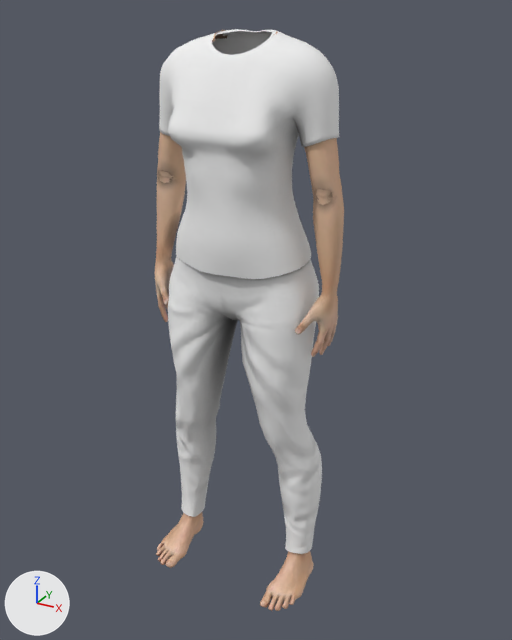
The glTF model public/models/patient04/body.glb, before and after one commit.
Both versions are drawn from a 50 mm lens placed at (0.738, -1.311, 1.311), pointed at (0.03, -0.025, 0.668). The axes (+X, +Y, +Z) are drawn at lower left. The lights are the same throughout. The picture after the commit comes second. Vertices at exactly the same position are counted once.

The first picture shows 'patient_body_skin', 'patient_pants', 'patient_shirt'.
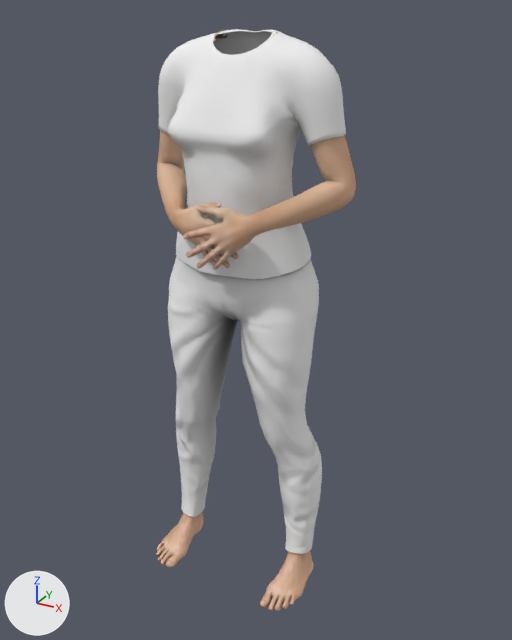
What changed in the scene script:
```text
Change me_patient_body_skin:
    used by ob_patient_body_skin; location = (0.0, 0.0, 0.0)
    remove me_patient_body_skin.from_pydata(...)  # 6372 vertices, 12596 faces; spans x -0.227..0.227, y -0.189..0.03, z 0.0..1.273
    add me_patient_body_skin.from_pydata(...)  # 6372 vertices, 12596 faces; spans x -0.232..0.24, y -0.196..0.037, z 0.0..1.273
    me_patient_body_skin part 1: a new loose piece of 2049 vertices spanning x -0.232..0.068, y -0.166..0.037, z 0.831..1.141, in mat_patient_skin (picture img_patient04_body_skin)
    me_patient_body_skin part 2: a new loose piece of 2049 vertices spanning x -0.048..0.24, y -0.196..0.032, z 0.835..1.141, in mat_patient_skin (picture img_patient04_body_skin)
    me_patient_body_skin part 3: the loose piece of 2049 vertices spanning x -0.227..-0.123, y -0.096..0.024, z 0.622..1.132 is deleted
    me_patient_body_skin part 4: the loose piece of 2049 vertices spanning x 0.123..0.227, y -0.096..0.024, z 0.622..1.132 is deleted
    other edits to the shape of me_patient_body_skin do not show in these pictures
Change me_patient_shirt:
    used by ob_patient_shirt; location = (0.0, 0.0, 0.0)
    remove me_patient_shirt.from_pydata(...)  # 1311 vertices, 2524 faces; spans x -0.204..0.205, y -0.148..0.083, z 0.802..1.274
    add me_patient_shirt.from_pydata(...)  # 1311 vertices, 2524 faces; spans x -0.214..0.219, y -0.148..0.083, z 0.802..1.274
    me_patient_shirt part 5: 536 vertices moved from x -0.203..0.204, y -0.126..0.06, z 1.06..1.265 to x -0.212..0.216, y -0.125..0.061, z 1.06..1.265; 142 vertices removed from x -0.204..0.205, y -0.08..0.026, z 1.059..1.152; 142 vertices added at x -0.214..0.219, y -0.058..0.038, z 1.061..1.145
```

Boxes (x1, y1, x2, y2) around the edits, measured in the pictures (512 x 640 px; the box of a moved part takes in the faces that stretch with it):
'patient_shirt', reshaped
    before: (159, 29, 339, 279)
    after: (158, 29, 346, 279)
'patient_body_skin', reshaped
    before: (155, 30, 344, 611)
    after: (156, 30, 356, 611)
part 1 of me_patient_body_skin, added (beige)
    after: (157, 130, 239, 268)
part 2 of me_patient_body_skin, added (beige)
    after: (183, 135, 356, 270)
part 3 of me_patient_body_skin, deleted (beige)
    before: (155, 132, 186, 322)
part 4 of me_patient_body_skin, deleted (beige)
    before: (295, 138, 344, 357)
part 5 of me_patient_shirt, moved or reshaped
    before: (159, 31, 339, 150)
    after: (158, 31, 346, 150)
